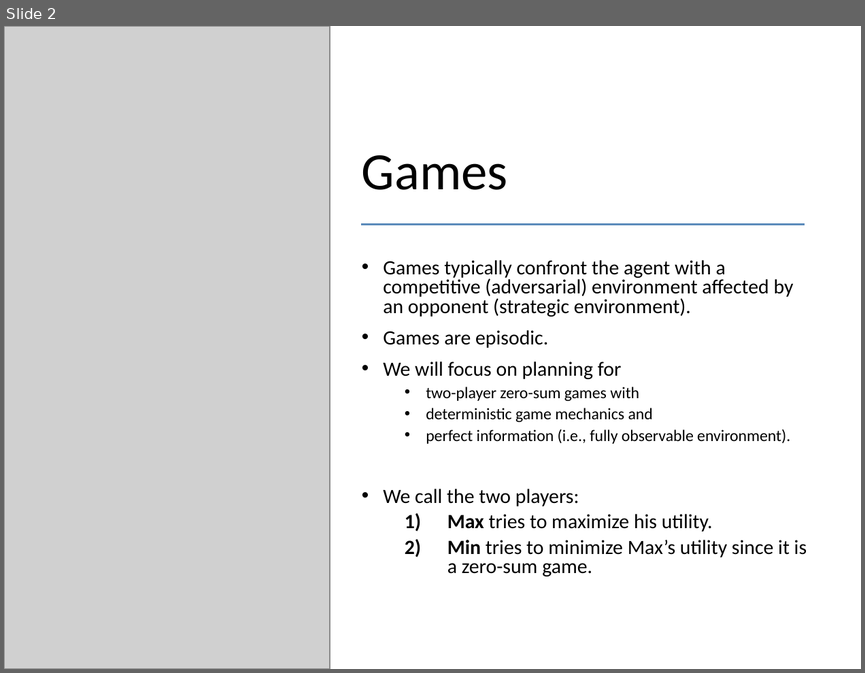
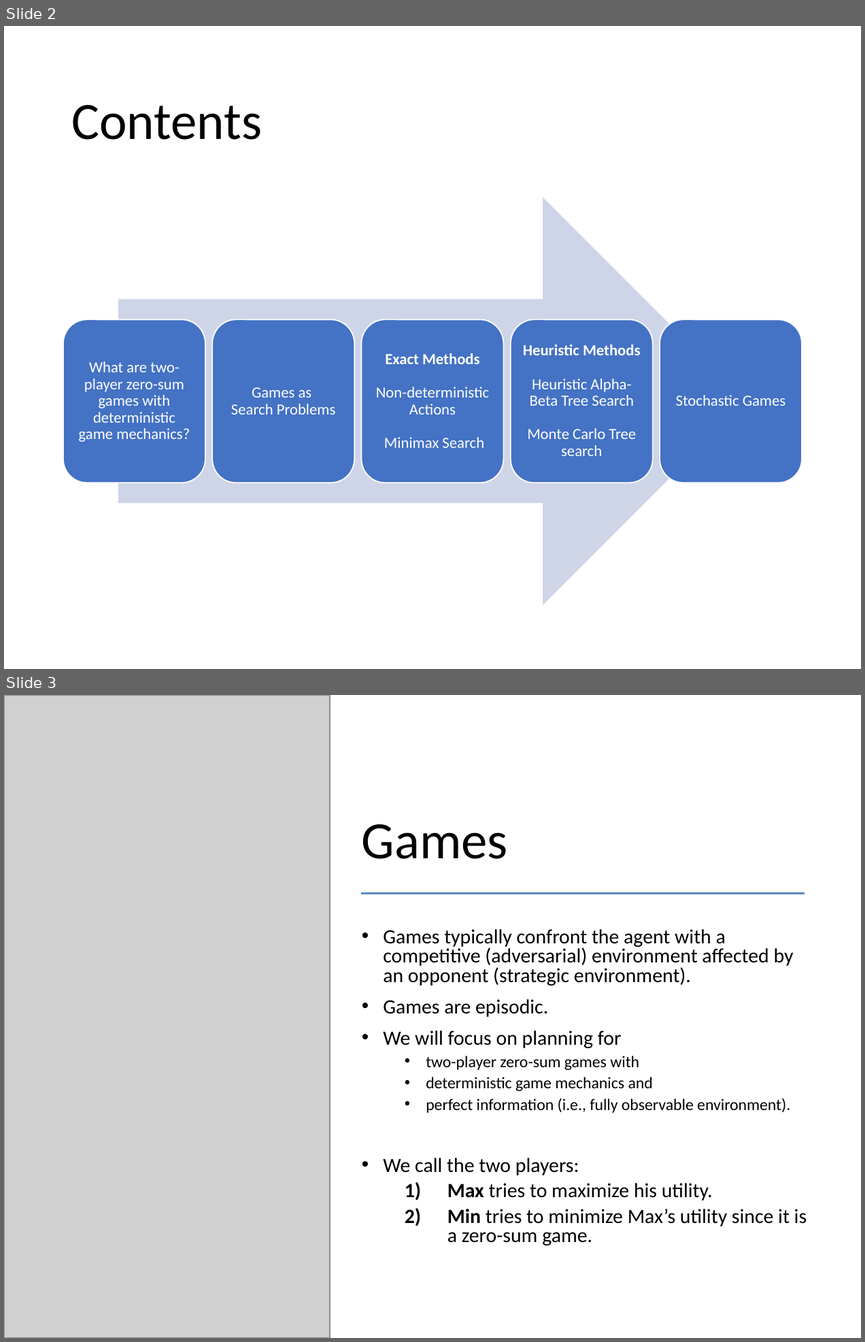
Before and after one commit to mhahsler/CS7320-AI, a slide deck: slides/05_games.pptx. Shown one above the other, each under a label of ours: slide 2 before the commit, slides 2 and 3 after it. The pictures are 865x673 and 865x1342 pixels, drawn with LibreOffice and Linux fonts; fonts in the diff are those of the drawing; grey boxes stand for pictures. Boxes give left, top, right and bottom in pixels: in the first picture for what was removed or moved away, otherwise in the second. Text is boxed around its words. In the diff, an @@ line names an element or a change of style, - is before the commit and + after.

```diff
--- a/slides/05_games.pptx
+++ b/slides/05_games.pptx
@@ slide 2 added at [4, 26, 861, 669], background #FFFFFF @@
@@ title added at [71, 105, 262, 140], 44 pt, text #000000 @@
+Contents
@@ group added at [63, 197, 802, 605]: 5 rounded rectangles, 5 texts, 1 right arrow @@
+What are two-player zero-sum games with deterministic game mechanics?
+Games as
+Search Problems
+Exact Methods
+Non-deterministic Actions
+Minimax Search
+Heuristic Methods
+Heuristic Alpha-Beta Tree Search
+Monte Carlo Tree search
+Stochastic Games
@@ what was slide 2 is now slide 3 @@
```
Also in this commit, not shown: 1 other slide added, 6 other files.
